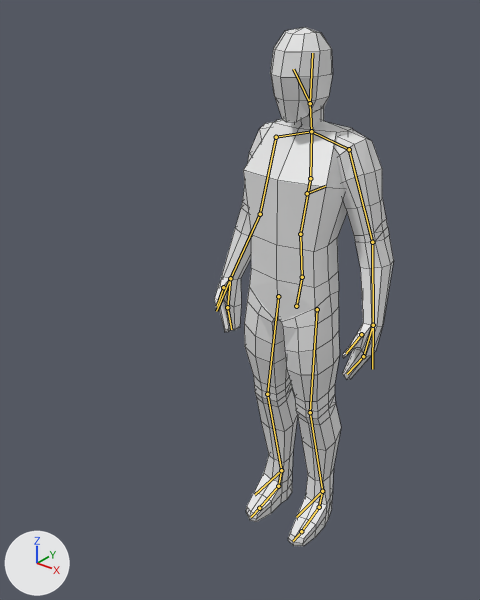
One commit to the Blender file assets/models/base_male.blend: the scene before it, then after it.
Camera for both pictures: a 50 mm lens placed at (1.36, -2.03, 2.31), pointed at (-0.18, -0.12, 1.12). Arrows for +X, +Y and +Z are at lower left; the lights stay in place. The first picture is the older version. The bones that change, and the others that lie on the model, are drawn over the model as lines. Mesh edges are drawn as thin lines.

The first picture shows 'arms', 'head', 'neck', 'torso'.
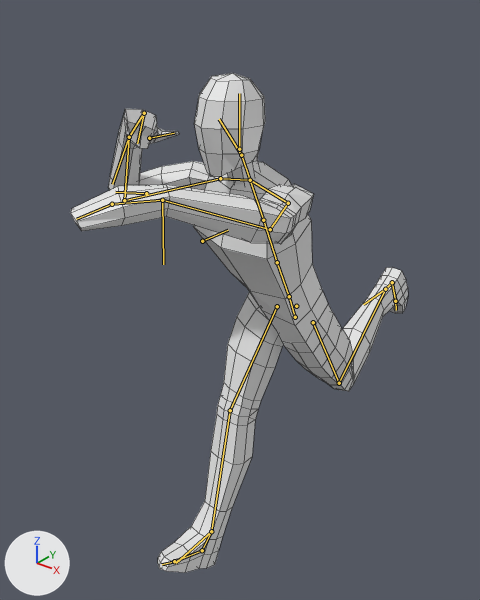
The newer file adds an action. The first version stands in its rest pose; the second is drawn at frame 13 of the action 'run_combat_slgswrd'.

Boxes (x1, y1, x2, y2) around the edits, measured in the pictures (480 x 600 px):
```json
{"object": "torso", "change": "posed", "before": [243, 119, 353, 546], "after": [158, 162, 408, 573], "on screen": "126% wider"}
{"object": "arms", "change": "posed", "before": [214, 122, 394, 379], "after": [71, 109, 314, 244], "on screen": "35% wider, 47% shorter"}
{"object": "head", "change": "posed", "before": [270, 27, 333, 122], "after": [194, 73, 265, 176], "on screen": "12% wider, 8% taller"}
{"object": "neck", "change": "posed", "before": [295, 108, 324, 126], "after": [227, 159, 260, 184]}
{"bone": "Spine.000", "before": "(296, 306) to (302, 277)", "after": "(295, 317) to (289, 296)"}
{"bone": "Head", "before": "(310, 103) to (293, 69)", "after": "(241, 155) to (219, 119)"}
{"bone": "Hand.R", "before": "(230, 278) to (227, 307)", "after": "(129, 137) to (144, 113)"}
{"bone": "Fingers.R", "before": "(227, 307) to (231, 329)", "after": "(144, 113) to (137, 143)"}
{"bone": "Arm.IK.L", "before": "(373, 325) to (372, 369)", "after": "(162, 200) to (163, 264)"}
{"bone": "Leg.IK.L", "before": "(322, 491) to (296, 517)", "after": "(385, 289) to (363, 304)"}
{"bone": "Neck.IK", "before": "(310, 103) to (312, 53)", "after": "(239, 149) to (239, 93)"}
{"bone": "Arm.IK.R", "before": "(230, 278) to (216, 311)", "after": "(129, 137) to (112, 184)"}
{"bone": "Arm.IK.PoleTarget.R", "before": "(307, 193) to (325, 186)", "after": "(202, 241) to (228, 230)"}
{"bone": "Leg.IK.R", "before": "(281, 470) to (255, 494)", "after": "(211, 531) to (176, 563)"}
```

Scene script edits in JSON lines:
```json
{"block": "bone_spine_000", "where": "bone_spine_000 = bpy.data.objects['Armature'].pose.bones['Spine.000']"}
{"op": "set", "path": "bone_spine_000.location", "old": "(0.0, 0.0, 0.0)", "new": "(0.0, -0.31, -0.04)"}
{"op": "set", "path": "bone_spine_000.rotation_quaternion", "old": "(1.0, 0.0, 0.0, 0.0)", "new": "(0.965, 0.0, 0.071, -0.253)", "note": "degrees (0, 0, 0) -> degrees (-2, 8, -30)"}
{"block": "bone_head", "where": "bone_head = bpy.data.objects['Armature'].pose.bones['Head']  # child of 'Neck'"}
{"op": "set", "path": "bone_head.rotation_quaternion", "old": "(1.0, 0.0, 0.0, 0.0)", "new": "(0.987, -0.153, 0.039, -0.015)", "note": "degrees (0, 0, 0) -> degrees (-18, 4, -2)"}
{"block": "bone_hand_r", "where": "bone_hand_r = bpy.data.objects['Armature'].pose.bones['Hand.R']  # child of 'Forearm.R'"}
{"op": "set", "path": "bone_hand_r.location", "old": "(0.0, 0.0, 0.0)", "new": "(0.42, 0.4, 0.08)"}
{"op": "set", "path": "bone_hand_r.rotation_quaternion", "old": "(1.0, 0.0, 0.0, 0.0)", "new": "(0.979, 0.156, -0.079, -0.1)", "note": "degrees (0, 0, 0) -> degrees (19, -7, -13)"}
{"block": "bone_fingers_r", "where": "bone_fingers_r = bpy.data.objects['Armature'].pose.bones['Fingers.R']  # child of 'Hand.R'"}
{"op": "set", "path": "bone_fingers_r.rotation_quaternion", "old": "(1.0, 0.0, 0.0, 0.0)", "new": "(0.503, 0.207, 0.032, 0.838)", "note": "degrees (0, 0, 0) -> degrees (16, -18, 115)"}
{"block": "bone_arm_ik_l", "where": "bone_arm_ik_l = bpy.data.objects['Armature'].pose.bones['Arm.IK.L']"}
{"op": "set", "path": "bone_arm_ik_l.location", "old": "(0.0, 0.0, 0.0)", "new": "(-0.33, -2.63, 7.04)"}
{"block": "bone_leg_ik_l", "where": "bone_leg_ik_l = bpy.data.objects['Armature'].pose.bones['Leg.IK.L']"}
{"op": "set", "path": "bone_leg_ik_l.location", "old": "(0.0, 0.0, 0.0)", "new": "(-0.29, -3.86, -5.61)"}
{"block": "bone_neck_ik", "where": "bone_neck_ik = bpy.data.objects['Armature'].pose.bones['Neck.IK']"}
{"op": "set", "path": "bone_neck_ik.location", "old": "(0.0, 0.0, 0.0)", "new": "(0.0, -0.6, 2.73)"}
{"block": "bone_arm_ik_r", "where": "bone_arm_ik_r = bpy.data.objects['Armature'].pose.bones['Arm.IK.R']"}
{"op": "set", "path": "bone_arm_ik_r.location", "old": "(0.0, 0.0, 0.0)", "new": "(1.21, -3.33, 5.1)"}
{"block": "bone_arm_ik_poletarget_r", "where": "bone_arm_ik_poletarget_r = bpy.data.objects['Armature'].pose.bones['Arm.IK.PoleTarget.R']"}
{"op": "set", "path": "bone_arm_ik_poletarget_r.location", "old": "(0.0, 0.0, 0.0)", "new": "(0.32, -4.39, 0.43)"}
{"block": "bone_leg_ik_r", "where": "bone_leg_ik_r = bpy.data.objects['Armature'].pose.bones['Leg.IK.R']"}
{"op": "set", "path": "bone_leg_ik_r.location", "old": "(0.0, 0.0, 0.0)", "new": "(0.27, 3.87, -0.48)"}
```
